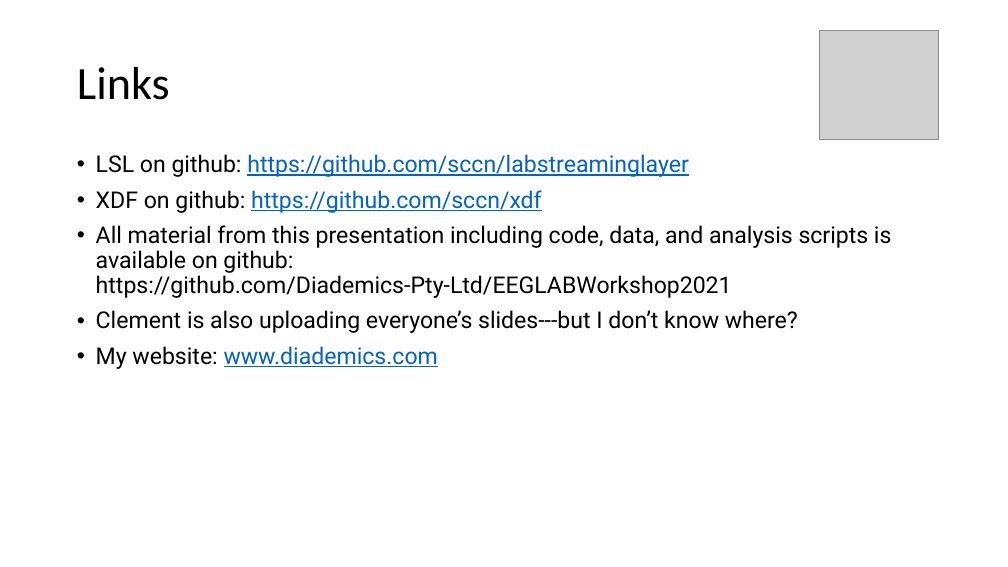
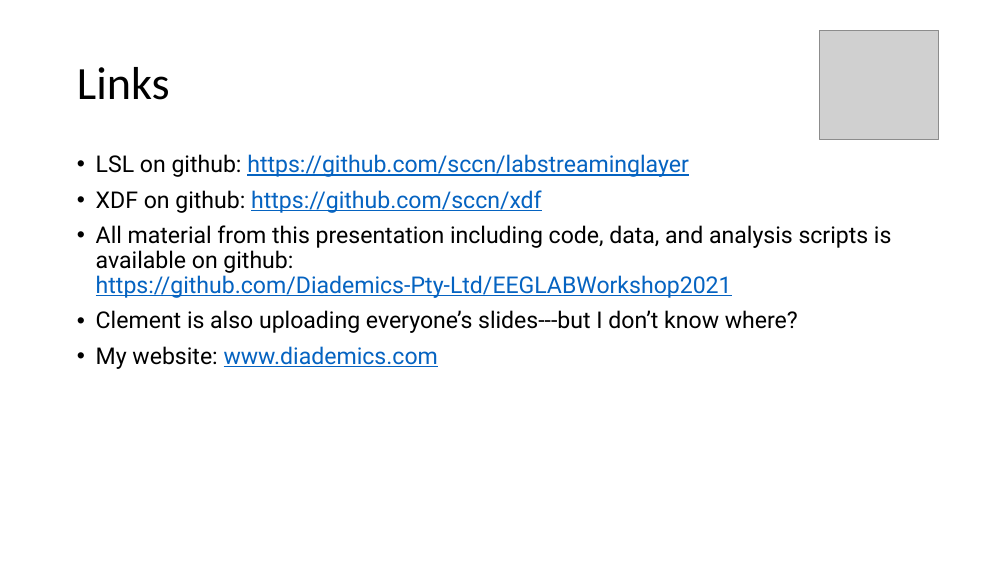
Before and after one commit to Diademics-Pty-Ltd/EEGLABWorkshop2021, a slide deck: slide 15 of 20210615-EEGLAB_workshop.pptx. Drawn at 1008x567 pixels with LibreOffice and Linux fonts; fonts in the diff are those of the drawing; grey boxes stand for pictures. Boxes give left, top, right and bottom in pixels: in the first picture for what was removed or moved away, otherwise in the second. Text is boxed around its words. In the diff, an @@ line names an element or a change of style, - is before the commit and + after.

```diff
--- a/20210615-EEGLAB_workshop.pptx
+++ b/20210615-EEGLAB_workshop.pptx
@@ text at [96,225,892,298]: text colour #000000 to #0563C1, underline on in "https://github.com/Diademics-Pty-Ltd/EEGLABWorkshop2021" @@
```
Also in this commit, not shown: 5 other slides changed, 2 other files.
